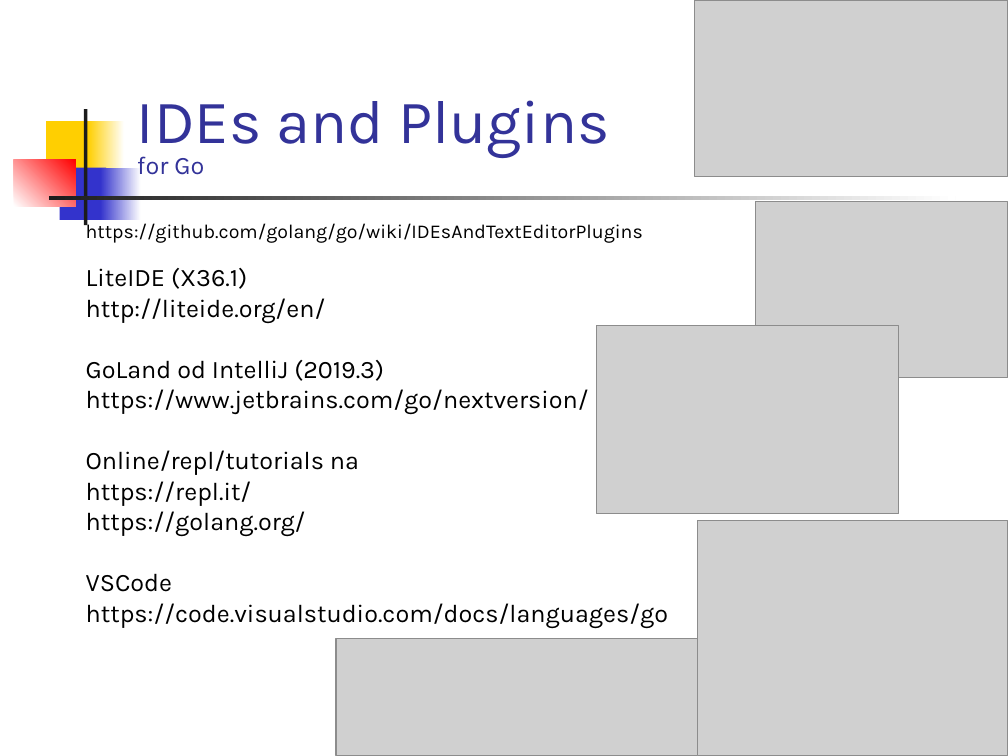
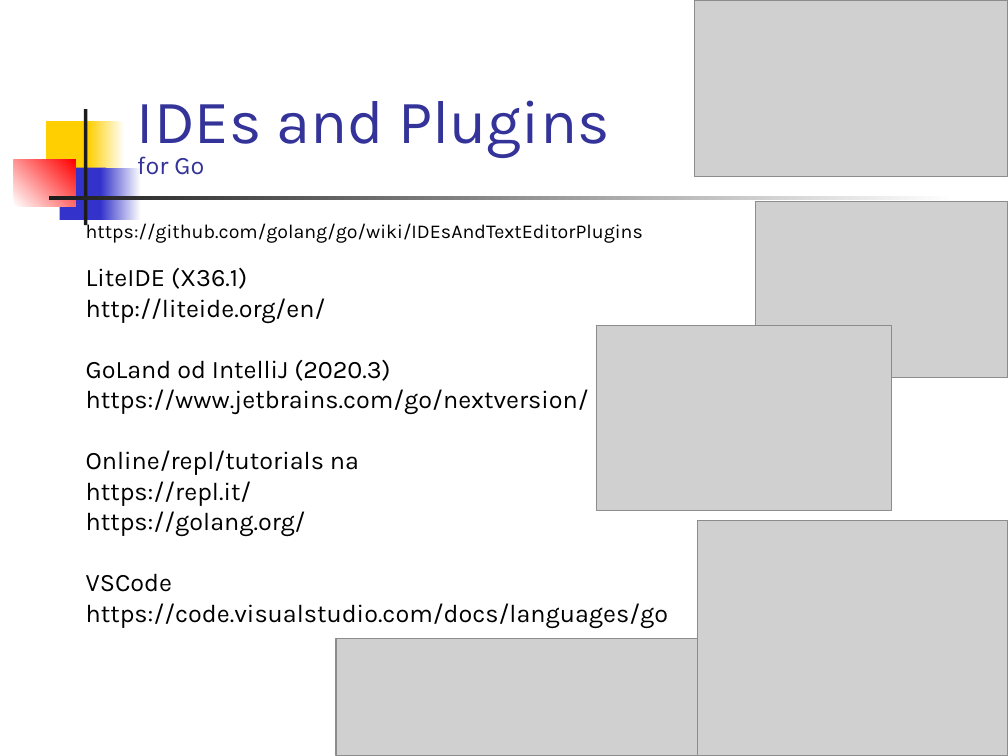
Before and after one commit to paradigmy/Prednasky, a slide deck: slide 2 of 02/go1.ppt. Drawn at 1008x756 pixels with LibreOffice and Linux fonts; fonts in the diff are those of the drawing; grey boxes stand for pictures. Boxes give left, top, right and bottom in pixels: in the first picture for what was removed or moved away, otherwise in the second. Text is boxed around its words. In the diff, an @@ line names an element or a change of style, - is before the commit and + after.

```diff
--- a/02/go1.ppt
+++ b/02/go1.ppt
@@ picture resized from (x1=597, y1=326, x2=899, y2=514) to (x1=597, y1=326, x2=892, y2=510) @@
@@ text at (x1=86, y1=360, x2=390, y2=381): text changed @@
-GoLand od IntelliJ (2019.3)
+GoLand od IntelliJ (2020.3)
```
Also in this commit, not shown: 3 other slides changed, 1 slide added, 1 other file.
